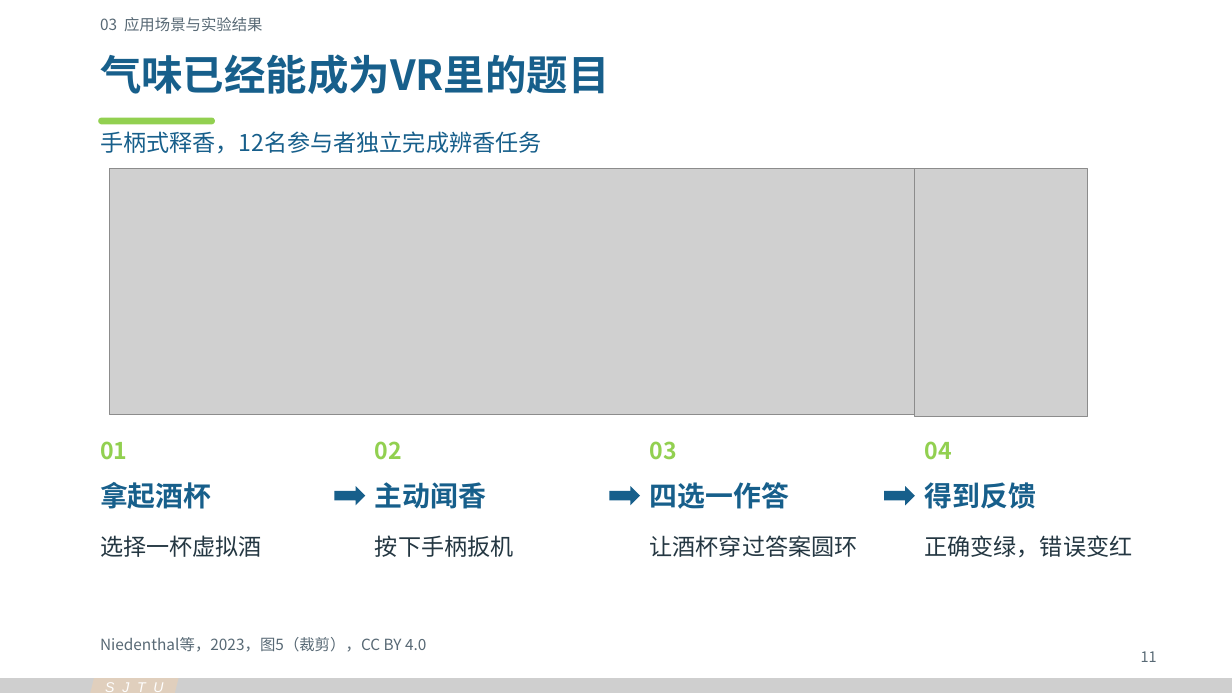
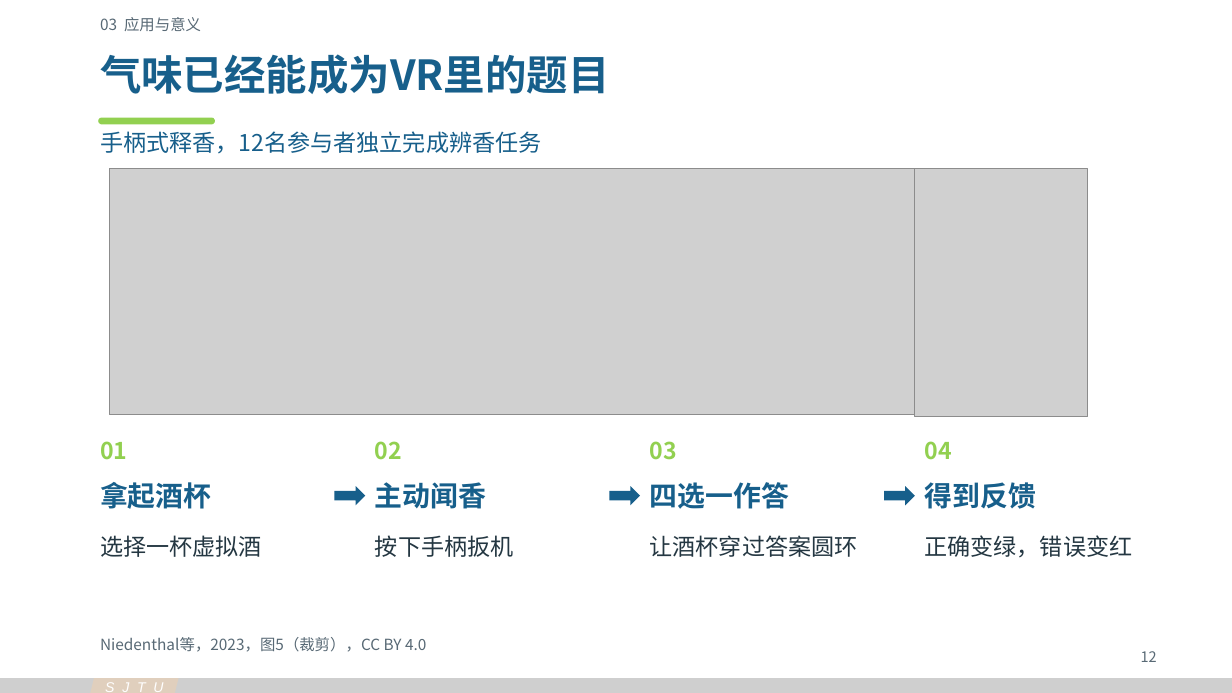
Before and after one commit to Cyh29hao/sjtu-olfaction-vr-2026, a slide deck: slide 12 of release/v3/olfaction-vr-v3.pptx (slide 11 before the commit). Drawn at 1232x693 pixels with LibreOffice and Linux fonts; fonts in the diff are those of the drawing; grey boxes stand for pictures. Boxes give left, top, right and bottom in pixels: in the first picture for what was removed or moved away, otherwise in the second. Text is boxed around its words. In the diff, an @@ line names an element or a change of style, - is before the commit and + after.

```diff
--- a/release/v3/olfaction-vr-v3.pptx
+++ b/release/v3/olfaction-vr-v3.pptx
@@ text at (100,17,201,31): text changed @@
-03 应用场景与实验结果
+03 应用与意义
@@ text at (1141,651,1157,662): text changed @@
-11
+12
```
Also in this commit, not shown: 16 other slides changed, 10 slides added, 6 slides removed, 48 other files.
